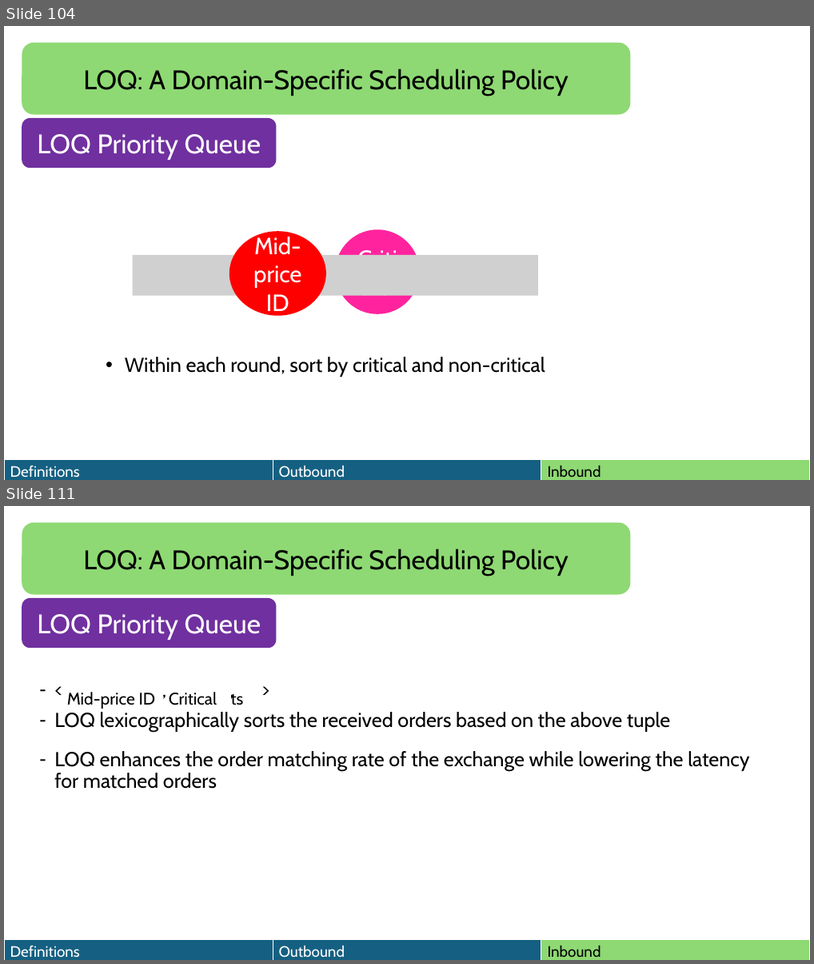
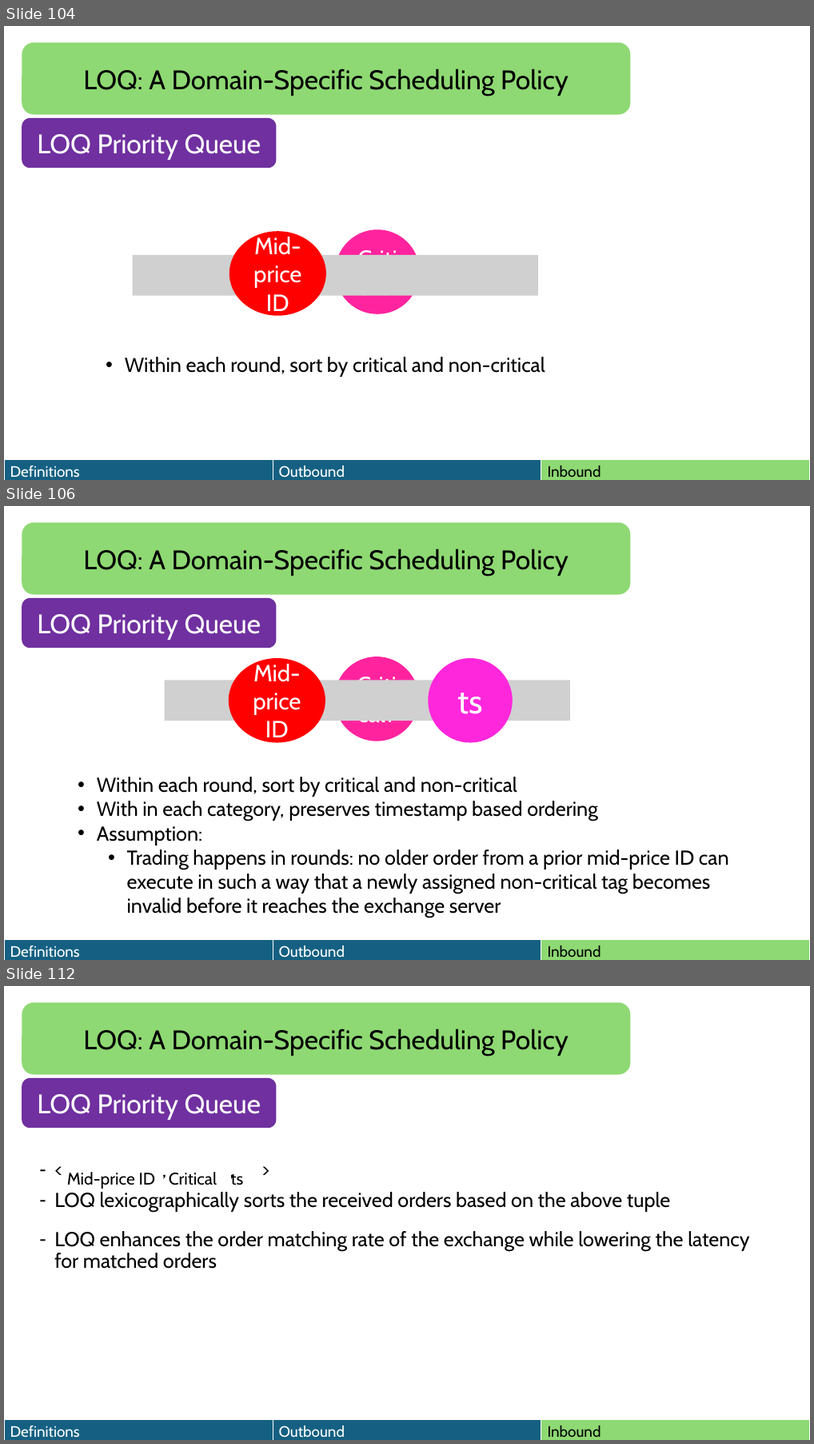
Before and after one commit to HaseebLUMS/Onyx-Presentation, a slide deck: thesis-latency-fairness.pptx. Shown one above the other, each under a label of ours: slides 104 and 111 before the commit, slides 104, 106 and 112 after it; the slides between them are not shown. The pictures are 814x964 and 814x1444 pixels, drawn with LibreOffice and Linux fonts; fonts in the diff are those of the drawing; grey boxes stand for pictures. Boxes give left, top, right and bottom in pixels: in the first picture for what was removed or moved away, otherwise in the second. Text is boxed around its words. In the diff, an @@ line names an element or a change of style, - is before the commit and + after.

```diff
--- a/thesis-latency-fairness.pptx
+++ b/thesis-latency-fairness.pptx
@@ slide 106 added at box(4, 506, 810, 960), background #FFFFFF @@
@@ rounded rectangle added at box(22, 522, 630, 594), fill #8ED973, 32 pt, text #000000 @@
+LOQ: A Domain-Specific Scheduling Policy
@@ rounded rectangle added at box(22, 598, 276, 648), fill #7030A0, 32 pt, text #FFFFFF @@
+LOQ Priority Queue
@@ ellipse added at box(229, 658, 326, 743), fill #FF0000, 28 pt, text #FFFFFF @@
+Mid-price ID
@@ ellipse added at box(335, 656, 420, 741), fill #FF249E, 28 pt, text #FFFFFF @@
+Critical?
@@ ellipse added at box(428, 658, 513, 743), fill #FF27DB, 40 pt, text #FFFFFF @@
+ts
@@ picture added at box(164, 680, 570, 720) @@
@@ text added at box(97, 776, 730, 918), 24 pt, text #000000 @@
+• Within each round, sort by critical and non-critical
+• With in each category, preserves timestamp based ordering
+• Assumption:
+  • Trading happens in rounds: no older order from a prior mid-price ID can execute in such a way that a newly assigned non-critical tag becomes invalid before it reaches the exchange server
@@ table added at box(4, 940, 810, 960), 1 rows, 3 columns @@
+Definitions | Outbound | Inbound
@@ what was slide 111 is now slide 112 @@
```
Also in this commit, not shown: 2 slides changed.
